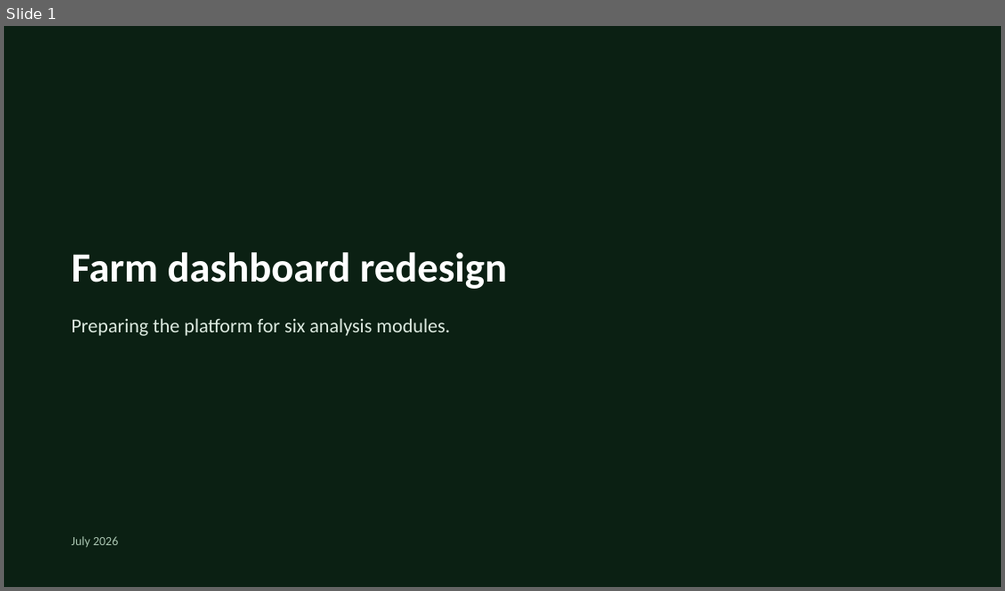
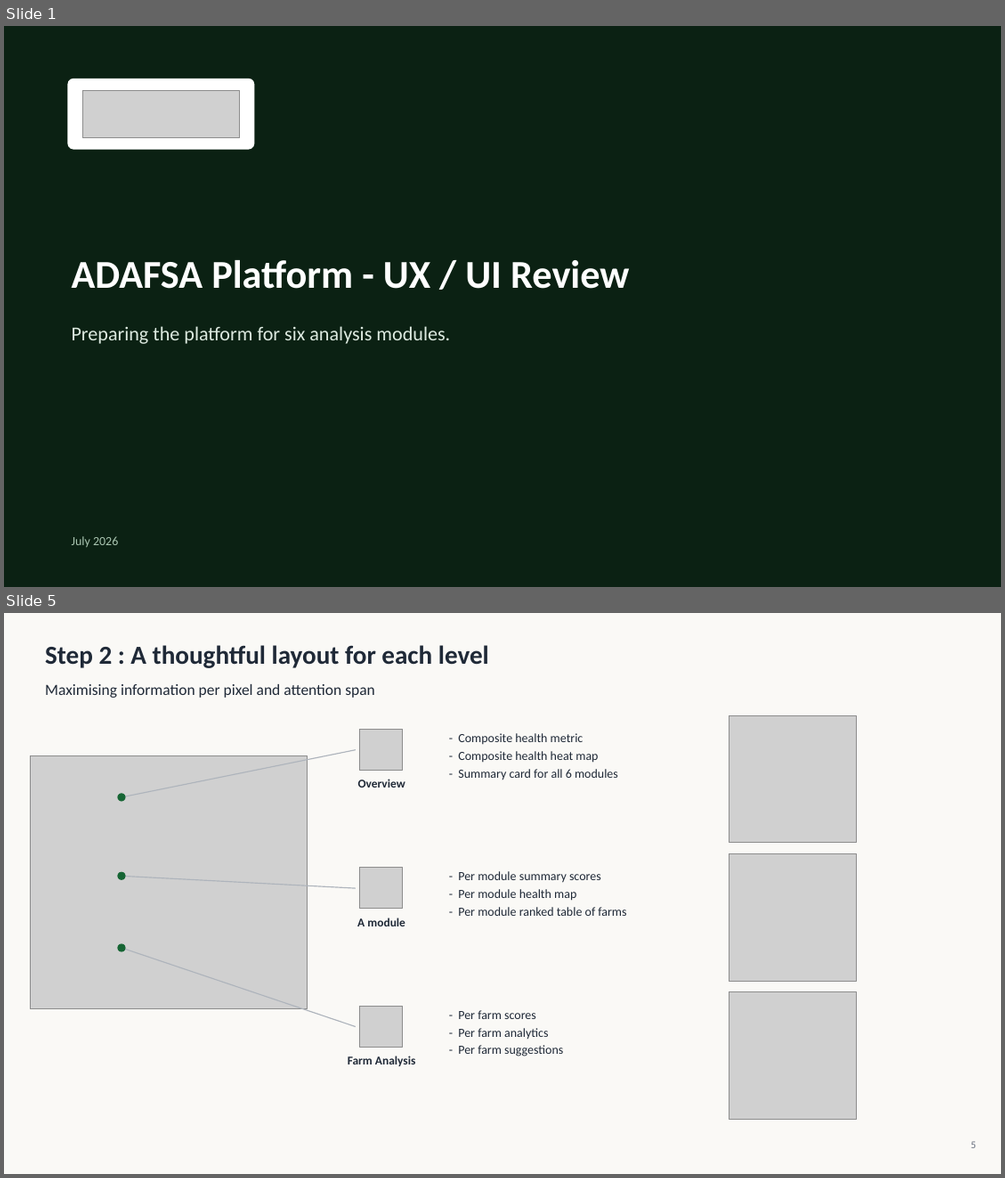
Before and after one commit to romainbigare/adafsa-mockup, a slide deck: presentation/adafsa-redesign-draft.pptx. Shown one above the other, each under a label of ours: slide 1 before the commit, slides 1 and 5 after it; the slides between them are not shown. The pictures are 1005x591 and 1005x1178 pixels, drawn with LibreOffice and Linux fonts; fonts in the diff are those of the drawing; grey boxes stand for pictures; background and template pictures are left out. Boxes give left, top, right and bottom in pixels: in the first picture for what was removed or moved away, otherwise in the second. Text is boxed around its words. In the diff, an @@ line names an element or a change of style, - is before the commit and + after.

```diff
--- a/presentation/adafsa-redesign-draft.pptx
+++ b/presentation/adafsa-redesign-draft.pptx
@@ slide 5 added at (4,613,1001,1174), background #FAF9F6 @@
@@ text added at (45,645,489,668), 25 pt, text #1F2937, bold @@
+Step 2 : A thoughtful layout for each level
@@ text added at (45,684,375,698), 15 pt, text #1F2937 @@
+Maximising information per pixel and attention span
@@ picture added at (729,715,857,843) @@
@@ picture added at (359,729,403,770) @@
@@ text added at (458,733,618,779), 12 pt, text #1F2937 @@
+- Composite health metric
+- Composite health heat map
+- Summary card for all 6 modules
@@ picture added at (30,755,307,1008) @@
@@ line added from (121, 797) to (356, 750), #AEB4BC 1 pt @@
@@ ellipse added at (118,793,126,802), fill #166534 @@
@@ text added at (358,779,405,787), 11.5 pt, text #1F2937, bold @@
+Overview
@@ ellipse added at (118,872,126,880), fill #166534 @@
@@ line added from (121, 876) to (356, 888), #AEB4BC 1 pt @@
@@ picture added at (359,868,403,908) @@
@@ text added at (458,871,626,916), 12 pt, text #1F2937 @@
+- Per module summary scores
+- Per module health map
+- Per module ranked table of farms
@@ picture added at (729,854,857,981) @@
@@ text added at (357,917,405,926), 11.5 pt, text #1F2937, bold @@
+A module
@@ ellipse added at (118,943,126,952), fill #166534 @@
@@ line added from (121, 948) to (356, 1027), #AEB4BC 1 pt @@
@@ picture added at (359,1005,403,1046) @@
@@ text added at (458,1010,563,1056), 12 pt, text #1F2937 @@
+- Per farm scores
+- Per farm analytics
+- Per farm suggestions
@@ picture added at (729,992,857,1119) @@
@@ text added at (348,1055,416,1066), 11.5 pt, text #1F2937, bold @@
+Farm Analysis
@@ text added at (971,1141,976,1148), 10 pt, text #6B7280 @@
+5
@@ slide 1 changed as well @@
@@ rectangle at (4,26,1001,587): fill #0B1F12 at 84% opacity to #0B1F12 at 78% opacity @@
@@ rounded rectangle added at (67,79,254,150), fill #FFFFFF @@
@@ picture added at (82,90,240,137) @@
@@ text removed at (72,252,507,289) @@
-Farm dashboard redesign
@@ text added at (72,260,629,289), 38 pt, text #FFFFFF, bold @@
+ADAFSA Platform - UX / UI Review
@@ text "Preparing the platform for six ...": place and size @@
-text "Preparing the platform for six ..." at (72,318,450,336)
+text "Preparing the platform for six ..." at (72,326,450,344)
```
Also in this commit, not shown: 2 other slides changed, 11 other slides added, 9 slides removed, 17 other files.
